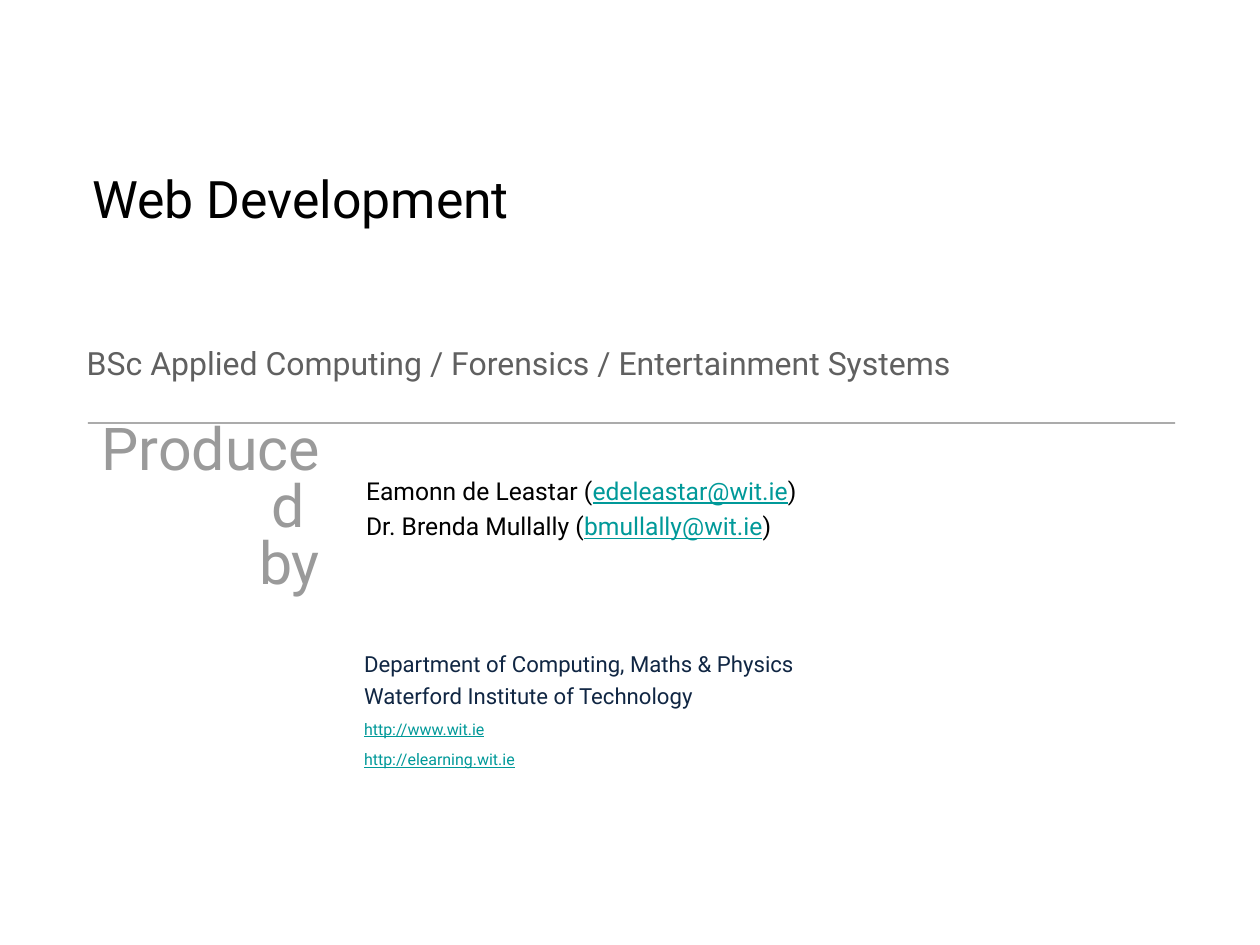
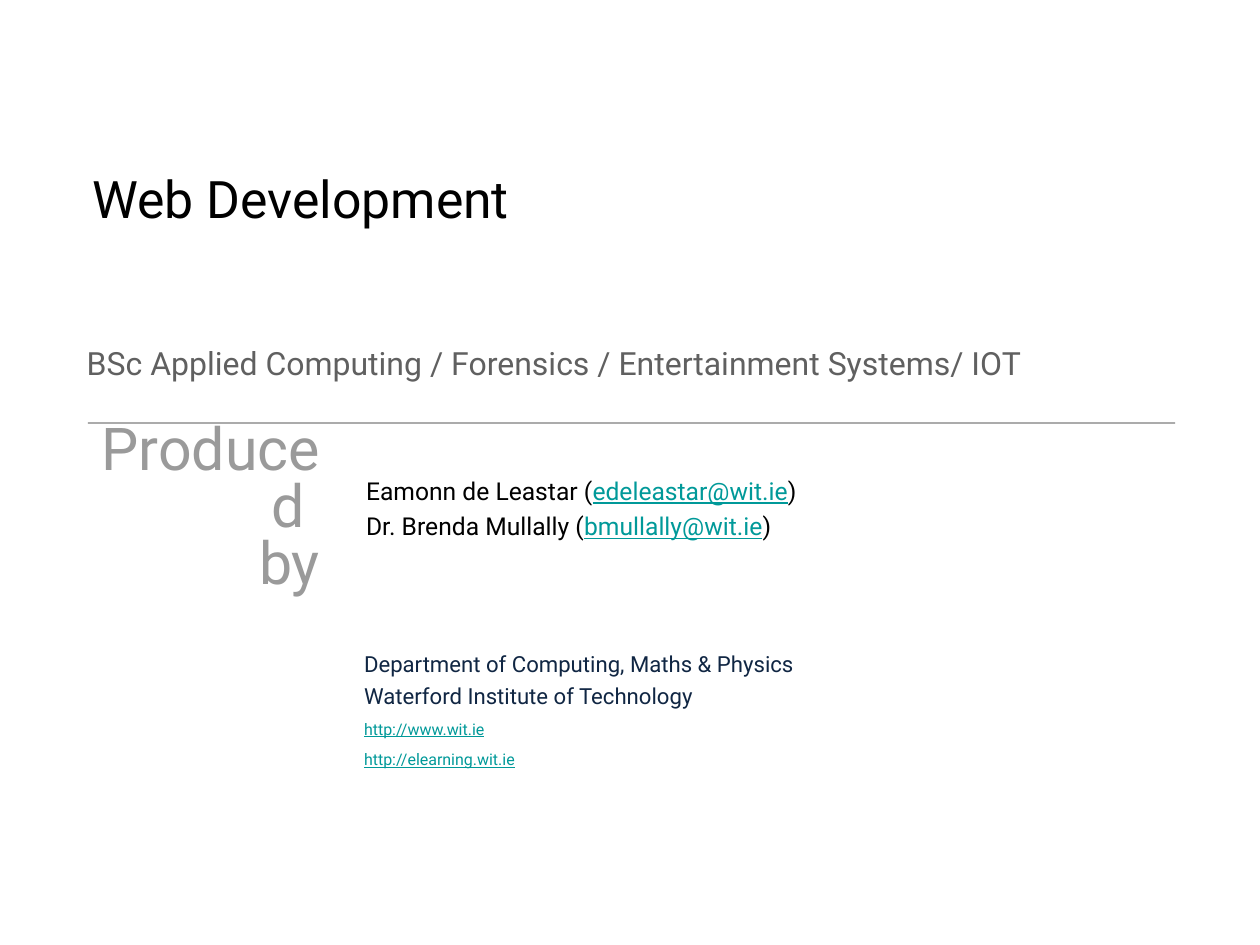
Before and after one commit to wit-web-dev-2015/web-dev-1, a slide deck: slide 1 of topic01/talk-2/b-html-page-structure.pptx. Drawn at 1260x945 pixels with LibreOffice and Linux fonts; fonts in the diff are those of the drawing; background and template pictures are left out. Boxes give left, top, right and bottom in pixels: in the first picture for what was removed or moved away, otherwise in the second. Text is boxed around its words. In the diff, an @@ line names an element or a change of style, - is before the commit and + after.

```diff
--- a/topic01/talk-2/b-html-page-structure.pptx
+++ b/topic01/talk-2/b-html-page-structure.pptx
@@ text at box(87, 351, 1020, 382): text changed @@
-BSc Applied Computing / Forensics / Entertainment Systems
+BSc Applied Computing / Forensics / Entertainment Systems/ IOT
```
Also in this commit, not shown: 7 other slides changed, 5 slides added, 3 slides removed, 10 other files.
